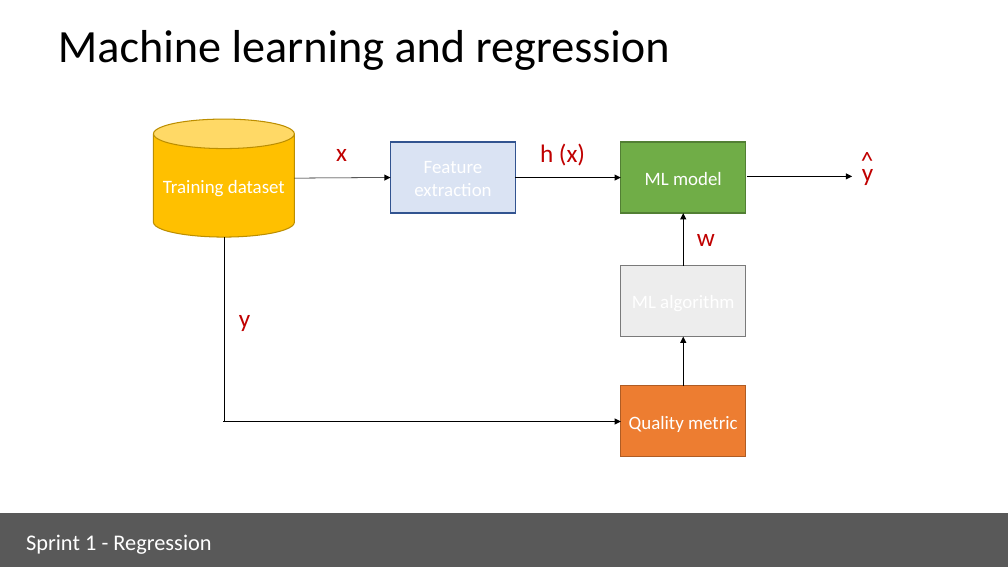
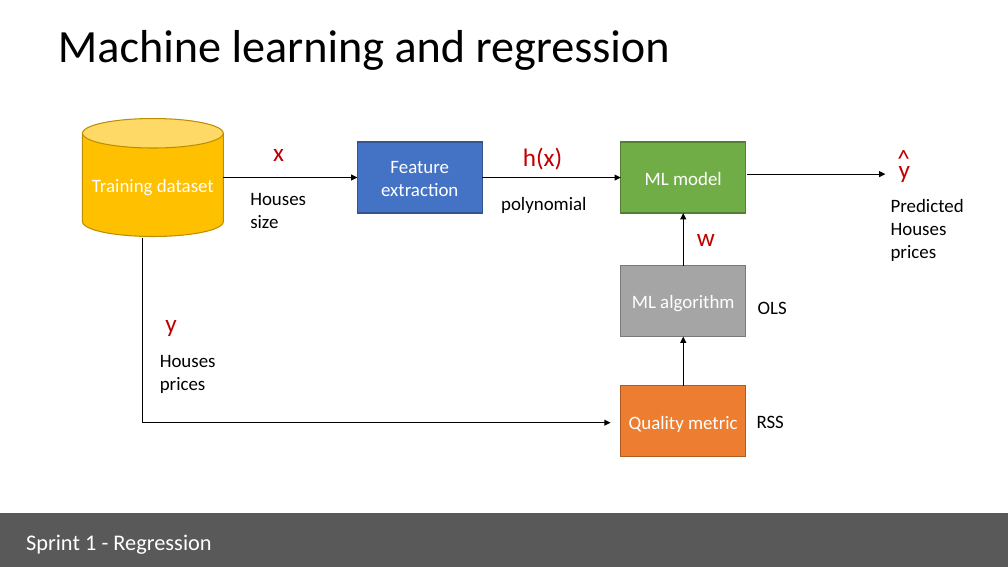
Before and after one commit to ua-dsf/ML_sprint, a slide deck: slide 36 of sprint1_regression/module1_regression_part2.pptx (slide 21 before the commit). Drawn at 1008x567 pixels with LibreOffice and Linux fonts; fonts in the diff are those of the drawing. Boxes give left, top, right and bottom in pixels: in the first picture for what was removed or moved away, otherwise in the second. Text is boxed around its words. In the diff, an @@ line names an element or a change of style, - is before the commit and + after.

Commit message:
regression part 2

```diff
--- a/sprint1_regression/module1_regression_part2.pptx
+++ b/sprint1_regression/module1_regression_part2.pptx
@@ cylinder "Training dataset": place and size @@
-cylinder "Training dataset" at (154,119,294,237)
+cylinder "Training dataset" at (82,119,223,237)
@@ text "x": place and size @@
-text "x" at (336,149,347,161)
+text "x" at (273,149,284,161)
@@ rectangle "Feature extraction": place and size @@
-rectangle "Feature extraction" at (391,142,516,213)
+rectangle "Feature extraction" at (358,142,482,213)
@@ rectangle "Feature extraction" at (358,142,482,213): fill #DAE3F3 to #4472C4 @@
@@ text at (523,147,562,170): spaces changed @@
-h (x)
+h(x)
@@ text "^": place and size @@
-text "^" at (854,141,876,178)
+text "^" at (890,138,913,176)
@@ arrow moved from (294, 178) - (391, 178) to (223, 178) - (358, 178) @@
@@ text in rectangle at (381,161,458,196): text added @@
+Feature extraction
@@ arrow moved from (516, 178) - (621, 178) to (482, 178) - (621, 178) @@
@@ arrow moved from (747, 176) - (852, 176) to (747, 174) - (885, 174) @@
@@ text "y": place and size @@
-text "y" at (862,160,873,185)
+text "y" at (899,158,910,182)
@@ text added at (250,193,306,228), 18 pt, text #000000 @@
+Houses
+size
@@ text added at (501,197,586,213), 18 pt, text #000000 @@
+polynomial
@@ text added at (891,199,964,261), 18 pt, text #000000 @@
+Predicted
+Houses prices
@@ line moved from (224, 237) - (224, 422) to (143, 237) - (143, 422) @@
@@ rectangle "ML algorithm" at (621,266,746,337): fill #EDEDED to #A5A5A5 @@
@@ text in rectangle at (632,295,734,311): text added @@
+ML algorithm
@@ text "y": place and size @@
-text "y" at (239,315,250,331)
+text "y" at (165,320,176,336)
@@ text added at (758,301,787,314), 18 pt, text #000000 @@
+OLS
@@ text added at (160,355,216,393), 18 pt, text #000000 @@
+Houses prices
@@ text added at (757,415,784,428), 18 pt, text #000000 @@
+RSS
@@ arrow moved from (223, 422) - (621, 422) to (142, 423) - (611, 423) @@
```
Also in this commit, not shown: 25 other slides changed, 31 slides added, 3 other files.
